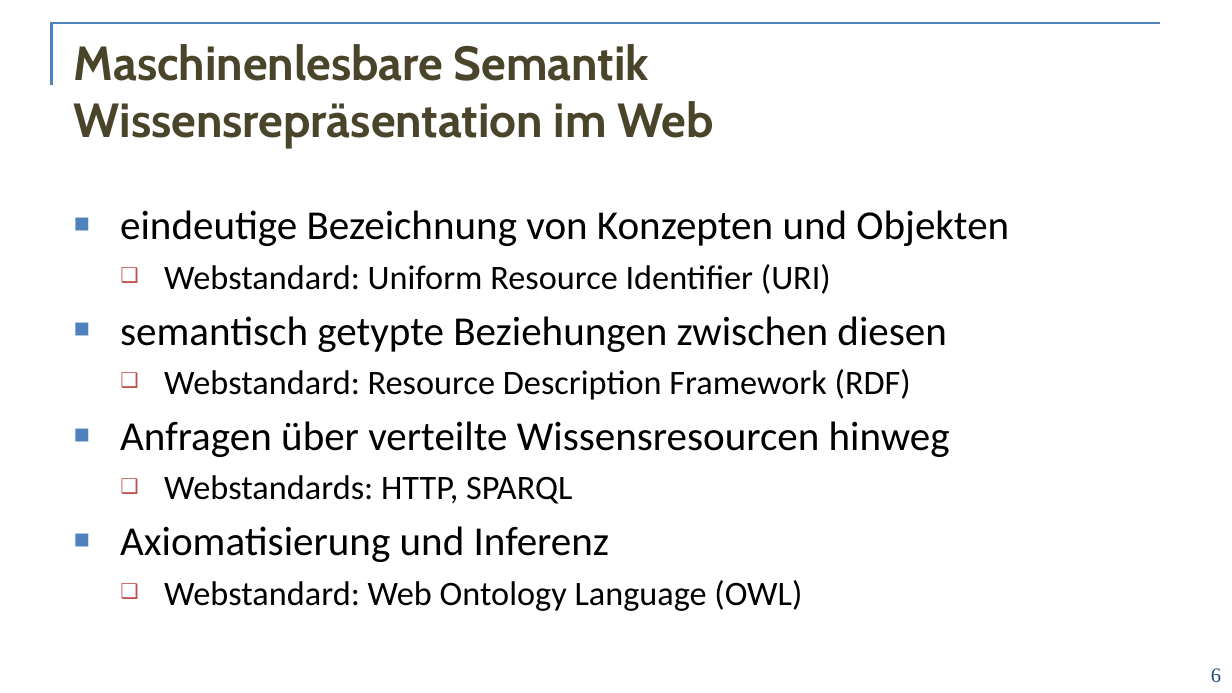
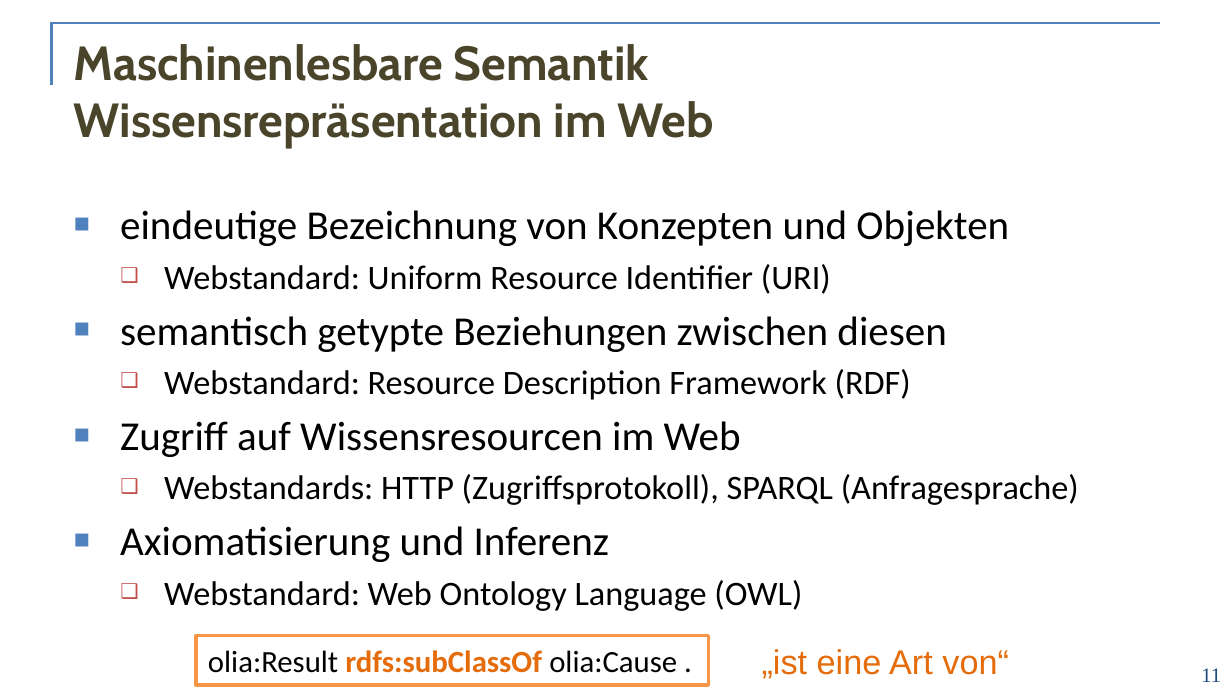
Before and after one commit to acoli-repo/rdf4discourse, a slide deck: slide 11 of doc/vortrag.pptx (slide 6 before the commit). Drawn at 1232x693 pixels with LibreOffice and Linux fonts; fonts in the diff are those of the drawing; background and template pictures are left out. Boxes give left, top, right and bottom in pixels: in the first picture for what was removed or moved away, otherwise in the second. Text is boxed around its words. In the diff, an @@ line names an element or a change of style, - is before the commit and + after.

```diff
--- a/doc/vortrag.pptx
+++ b/doc/vortrag.pptx
@@ text at [120, 421, 1079, 505]: text changed; size 24 to 20 pt @@
-■ Anfragen über verteilte Wissensresourcen hinweg
-  ❑ Webstandards: HTTP, SPARQL
+■ Zugriff auf Wissensresourcen im Web
+  ❑ Webstandards: HTTP (Zugriffsprotokoll), SPARQL (Anfragesprache)
@@ rectangle added at [196, 636, 708, 685], fill #FFFFFF, outline #F79646 2 pt, 18 pt, text #000000 @@
+olia:Result rdfs:subClassOf olia:Cause .
@@ text added at [762, 649, 1009, 679], 20 pt, text #E46C0A @@
+„ist eine Art von“
@@ page number at [1201, 668, 1221, 682]: text changed @@
-6
+11
```
Also in this commit, not shown: 27 other slides changed, 28 slides added, 31 slides removed, 2 other files.
